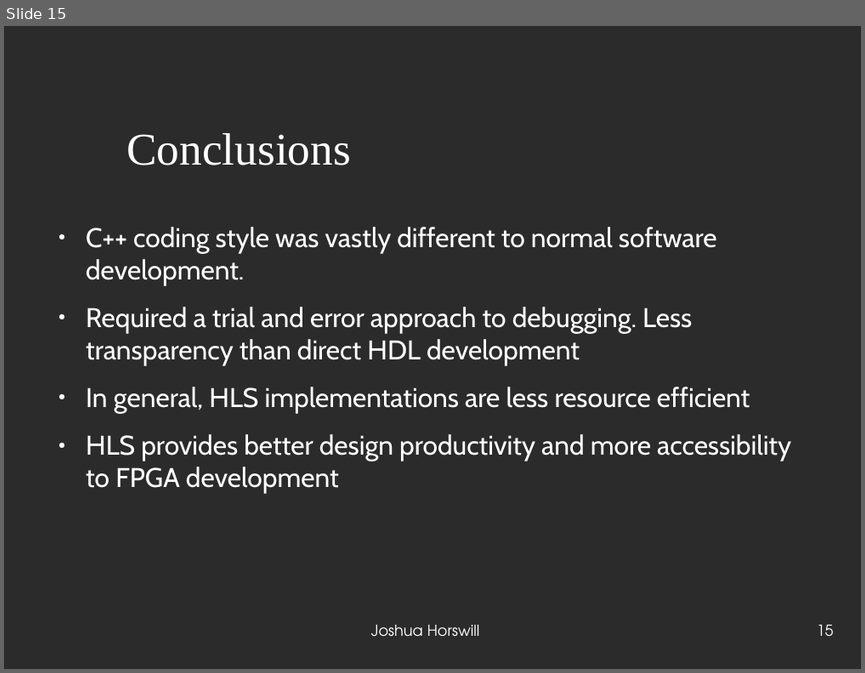
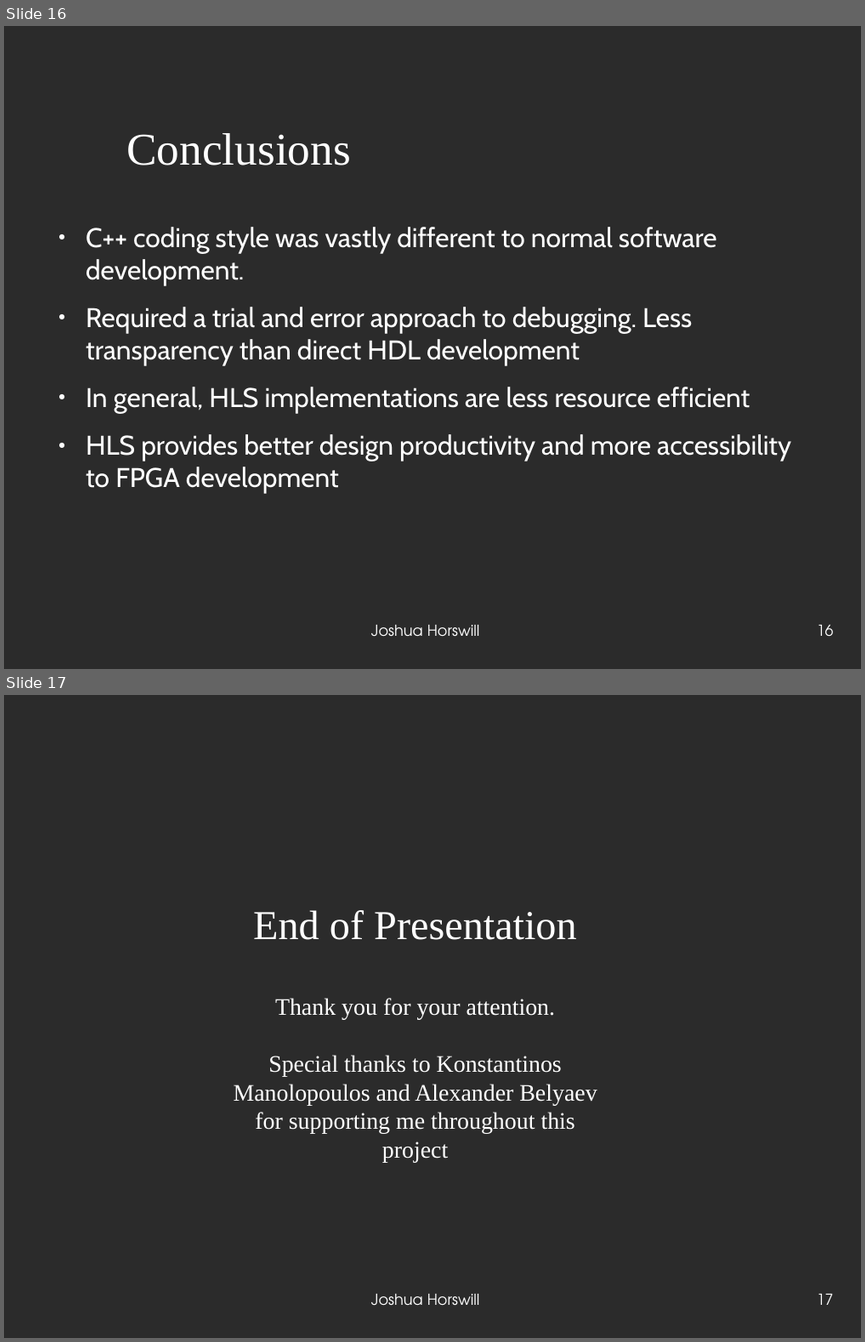
Before and after one commit to JoshCodesPhysics/dune_project, a slide deck: dune_notes/dune_pres/dune_project_pres.odp. Shown one above the other, each under a label of ours: slide 15 before the commit, slides 16 and 17 after it. The pictures are 865x673 and 865x1342 pixels, drawn with LibreOffice and Linux fonts; fonts in the diff are those of the drawing; background and template pictures are left out; a plain dark background stands for a picture behind light text. Boxes give left, top, right and bottom in pixels: in the first picture for what was removed or moved away, otherwise in the second. Text is boxed around its words. In the diff, an @@ line names an element or a change of style, - is before the commit and + after.

```diff
--- a/dune_notes/dune_pres/dune_project_pres.odp
+++ b/dune_notes/dune_pres/dune_project_pres.odp
@@ slide 17 added at (4, 695, 861, 1338), background picture (left out) @@
@@ title added at (234, 910, 596, 1163), 22 pt, text #FFFFFF @@
+End of Presentation
+Thank you for your attention.
+Special thanks to Konstantinos Manolopoulos and Alexander Belyaev for supporting me throughout this project
@@ text added at (371, 1293, 480, 1305), 14 pt, text #FFFFFF @@
+Joshua Horswill
@@ page number added at (817, 1293, 834, 1304), 14 pt, text #FFFFFF @@
+17
@@ what was slide 15 is now slide 16 @@
@@ page number at (817, 624, 834, 635): text changed @@
-15
+16
```
Also in this commit, not shown: 3 slides changed, 4 other slides added, 3 other files.
